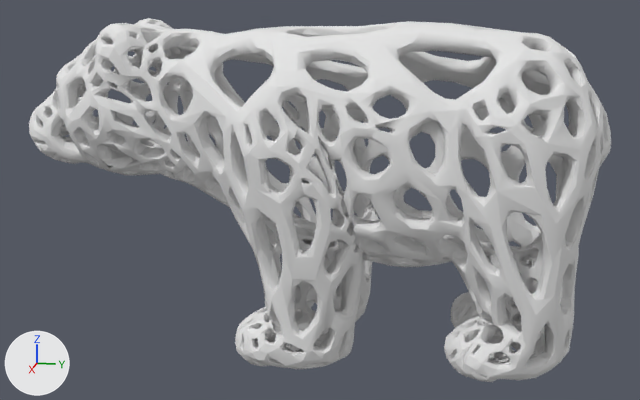
Renders of the OBJ model Meshes/fg_meshes/testing_set/general/voroni_bear.obj from each side of a commit.
Both versions are drawn from a 50 mm camera at (1.307, 0.223, 0.437) aimed at (0.246, 0.011, 0.172). The axes (+X, +Y, +Z) are drawn at lower left. The lights are the same throughout. Where no turn or scale is listed for an object, it has been applied to the vertices.

Objects in the first picture: 'fg_fg_fg_fg_fg_fg_uploads_files_80127_Bear_-_Voronoi_fine.003'.
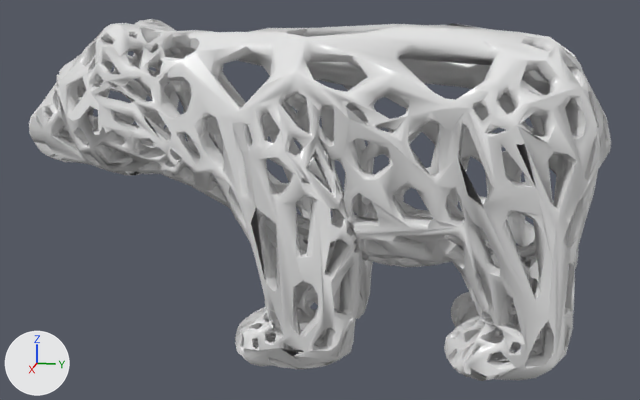
Where the change shows, as pixel boxes (x1, y1, x2, y2) in the pictures (640 x 400 px):
'fg_fg_fg_fg_fg_fg_uploads_files_80127_Bear_-_Voronoi_fine.003', reshaped
    before: (29, 18, 611, 382)
    after: (29, 19, 611, 381)
part 1 of me_fg_fg_fg_fg_fg_fg_uploads_files_80127_bear___voronoi_fine_003, deleted
    before: (29, 18, 611, 382)

What the commit changed:
me_fg_fg_fg_fg_fg_fg_uploads_files_80127_bear___voronoi_fine_003 is used by ob_fg_fg_fg_fg_fg_fg_uploads_files_80127_bear___voronoi_fine_003; location (0.0, 0.0, 0.0).
me_fg_fg_fg_fg_fg_fg_uploads_files_80127_bear___voronoi_fine_003 had 14070 vertices, 30240 faces and spanned x 0.109..0.384, y -0.371..0.354, z -0.02..0.392.
me_fg_fg_fg_fg_fg_fg_uploads_files_80127_bear___voronoi_fine_003 now has 10182 vertices, 4706 faces and spans x 0.109..0.384, y -0.371..0.354, z -0.02..0.391.
me_fg_fg_fg_fg_fg_fg_uploads_files_80127_bear___voronoi_fine_003 part 1: 3888 vertices removed from x 0.112..0.383, y -0.371..0.352, z -0.02..0.392.
